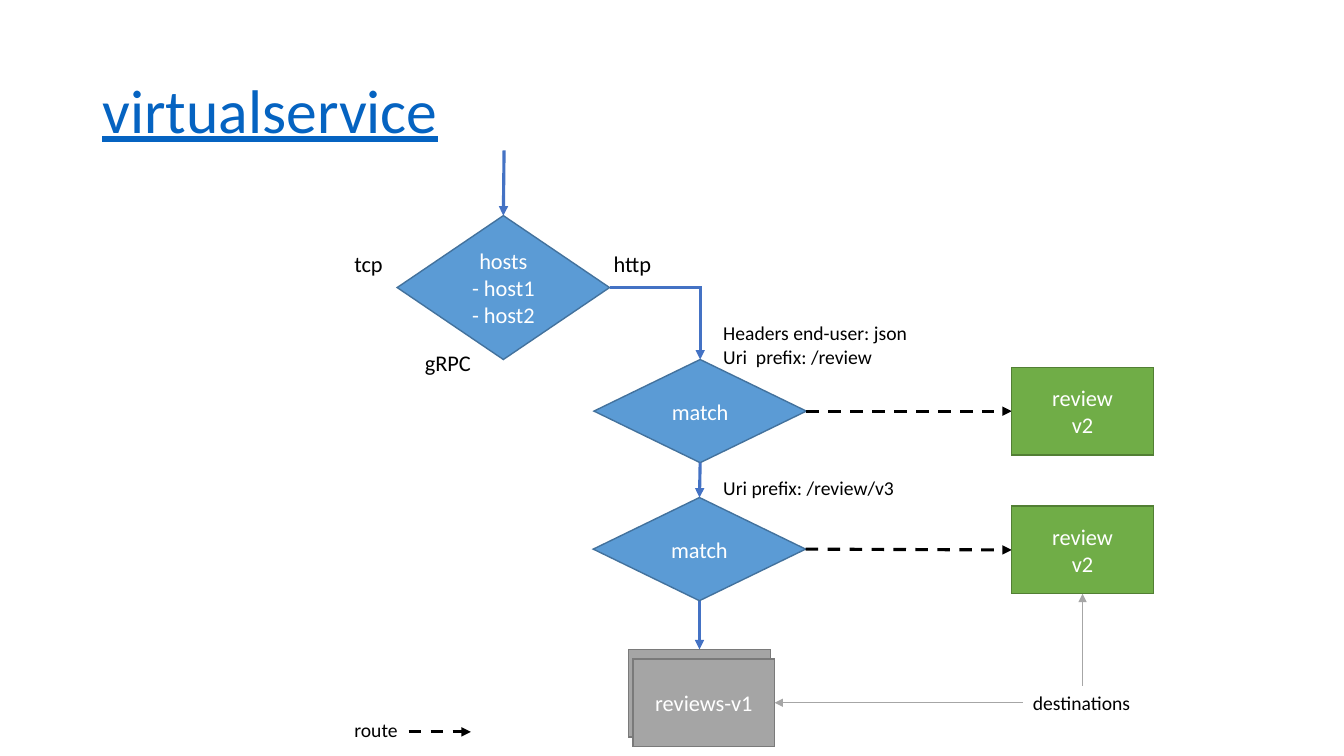
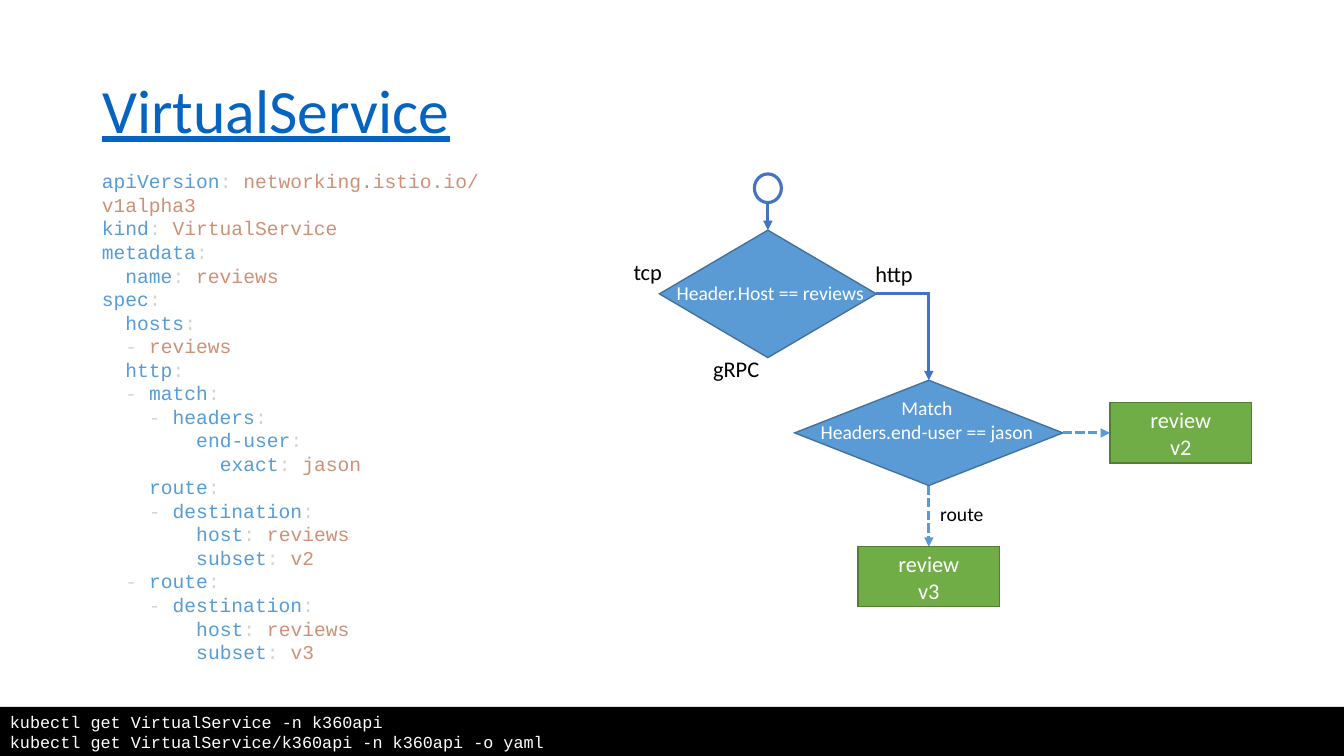
Before and after one commit to asantos2000/katacoda-scenarios, a slide deck: slide 5 of istio/deploy-istio-on-kubernetes/assets/istio.pptx (slide 3 before the commit). Drawn at 1344x756 pixels with LibreOffice and Linux fonts; fonts in the diff are those of the drawing. Boxes give left, top, right and bottom in pixels: in the first picture for what was removed or moved away, otherwise in the second. Text is boxed around its words. In the diff, an @@ line names an element or a change of style, - is before the commit and + after.

```diff
--- a/istio/deploy-istio-on-kubernetes/assets/istio.pptx
+++ b/istio/deploy-istio-on-kubernetes/assets/istio.pptx
@@ title at box(102, 90, 448, 142): text changed @@
-virtualservice
+VirtualService
@@ text added at box(102, 175, 478, 659), 14 pt, text #569CD6 @@
+apiVersion: networking.istio.io/v1alpha3
+kind: VirtualService
+metadata:
+name: reviews
+spec:
+hosts:
+- reviews
+http:
+- match:
+- headers:
+end-user:
+exact: jason
+route:
+- destination:
+host: reviews
+subset: v2
+- route:
+- destination:
+host: reviews
+subset: v3
@@ ellipse added at box(754, 174, 781, 203), fill #FFFFFF, outline #4472C4 2.25 pt @@
@@ arrow moved from (504, 150) - (503, 216) to (768, 203) - (768, 230) @@
@@ diamond removed at box(397, 216, 610, 360) @@
-hosts
-- host1
-- host2
@@ diamond added at box(659, 230, 876, 357), fill #5B9BD5, outline #43739E 1 pt @@
@@ text "tcp": place and size @@
-text "tcp" at box(354, 258, 382, 276)
+text "tcp" at box(634, 266, 662, 284)
@@ text "http": place and size @@
-text "http" at box(614, 256, 651, 276)
+text "http" at box(875, 266, 912, 286)
@@ text added at box(677, 284, 864, 306), 14 pt, text #FFFFFF @@
+Header.Host == reviews
@@ elbow arrow moved from (610, 287) - (701, 360) to (876, 294) - (929, 380) @@
@@ text "gRPC": place and size @@
-text "gRPC" at box(425, 356, 471, 375)
+text "gRPC" at box(713, 362, 759, 381)
@@ diamond removed at box(594, 360, 807, 463) @@
-match
@@ diamond added at box(795, 380, 1063, 485), fill #5B9BD5, outline #43739E 1 pt @@
@@ text at box(821, 401, 1033, 445): text changed; text colour #000000 to #FFFFFF @@
-Headers end-user: json
-Uri prefix: /review
+Match
+Headers.end-user == jason
@@ rectangle "review": place and size @@
-rectangle "review" at box(1012, 367, 1153, 455)
+rectangle "review" at box(1110, 403, 1251, 464)
@@ arrow moved from (807, 411) - (1012, 411) to (1064, 433) - (1110, 433) @@
@@ arrow (1064, 433) - (1110, 433): stroke #000000 2.25 pt dashed to #5B9BD5 2.25 pt dashed @@
@@ arrow removed from (701, 463) to (700, 498) @@
@@ diamond removed at box(594, 498, 807, 601) @@
-match
@@ text removed at box(723, 481, 894, 498) @@
-Uri prefix: /review/v3
@@ arrow moved from (700, 601) - (700, 649) to (929, 486) - (929, 546) @@
@@ arrow (929, 486) - (929, 546): stroke #4472C4 2.25 pt to #5B9BD5 2.25 pt dashed @@
@@ text "route": place and size @@
-text "route" at box(354, 724, 397, 737)
+text "route" at box(940, 508, 983, 521)
@@ arrow removed from (806, 549) to (1012, 551) @@
@@ rectangle "review": place and size @@
-rectangle "review" at box(1012, 506, 1153, 594)
+rectangle "review" at box(858, 546, 999, 607)
@@ text in rectangle at box(918, 584, 939, 599): text changed @@
-v2
+v3
@@ arrow removed from (1083, 686) to (1083, 594) @@
@@ rectangle removed at box(629, 649, 770, 737) @@
-reviews-v1
@@ rectangle removed at box(633, 659, 774, 747) @@
-reviews-v1
@@ rectangle added at box(0, 707, 1344, 756), fill #000000, 12 pt, text #FFFFFF @@
+kubectl get VirtualService -n k360api
+kubectl get VirtualService/k360api -n k360api -o yaml
@@ arrow removed from (1023, 703) to (774, 703) @@
@@ text removed at box(1033, 696, 1130, 710) @@
-destinations
@@ arrow removed from (408, 732) to (471, 732) @@
```
Also in this commit, not shown: 2 other slides changed, 4 slides added, 2 slides removed, 2 other files.
